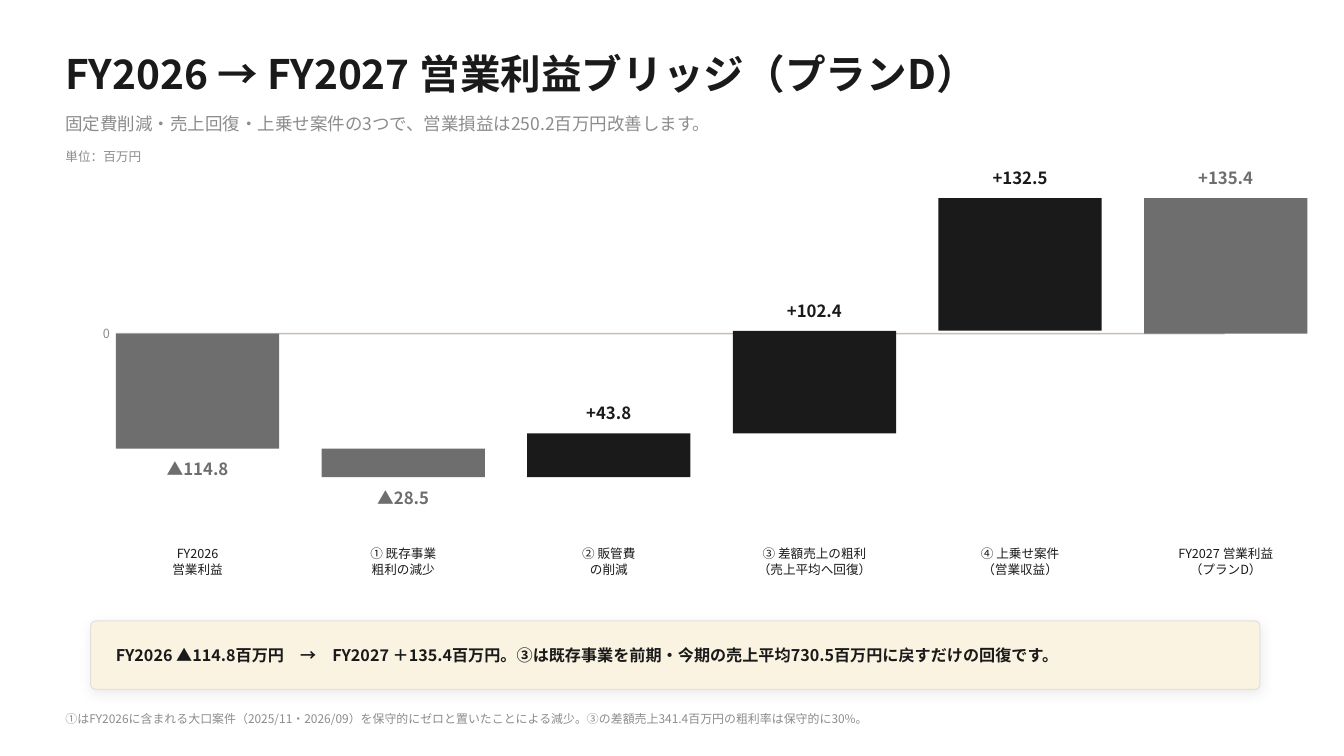
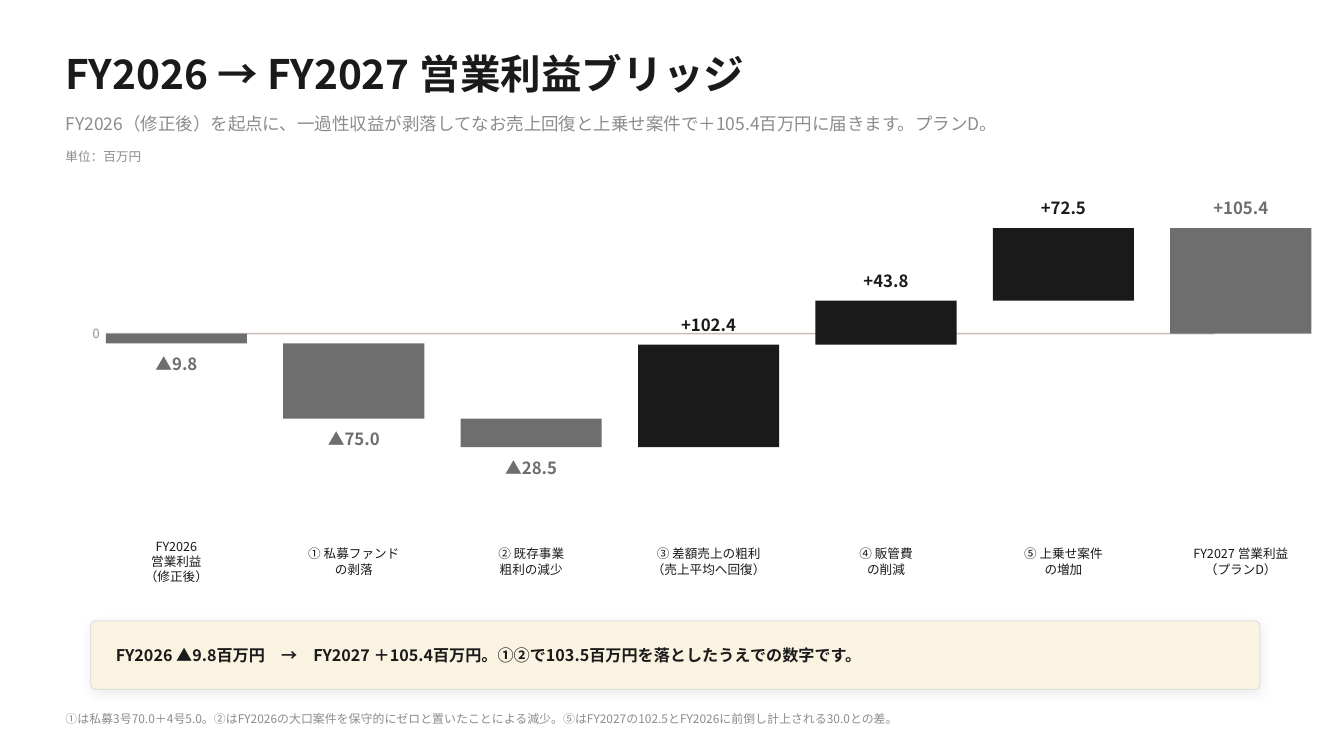
Before and after one commit to nakano-winebank/wine-auction, a slide deck: slide 8 of out/WineBank_FY2027_銀行提出.pptx. Drawn at 1344x756 pixels with LibreOffice and Linux fonts; fonts in the diff are those of the drawing. Boxes give left, top, right and bottom in pixels: in the first picture for what was removed or moved away, otherwise in the second. Text is boxed around its words. In the diff, an @@ line names an element or a change of style, - is before the commit and + after.

```diff
--- a/out/WineBank_FY2027_銀行提出.pptx
+++ b/out/WineBank_FY2027_銀行提出.pptx
@@ text at box(65, 54, 745, 93): text changed @@
-FY2026 → FY2027 営業利益ブリッジ（プランD）
+FY2026 → FY2027 営業利益ブリッジ
@@ text at box(65, 115, 997, 132): text changed @@
-固定費削減・売上回復・上乗せ案件の3つで、営業損益は250.2百万円改善します。
+FY2026（修正後）を起点に、一過性収益が剥落してなお売上回復と上乗せ案件で＋105.4百万円に届きます。プランD。
@@ text at box(1041, 201, 1086, 215): text changed @@
-+132.5
++72.5
@@ text at box(1213, 201, 1268, 214): text changed @@
-+135.4
++105.4
@@ rectangle: place and size @@
-rectangle at box(939, 198, 1102, 331)
+rectangle at box(993, 228, 1134, 300)
@@ rectangle: place and size @@
-rectangle at box(1144, 198, 1308, 334)
+rectangle at box(1171, 228, 1312, 334)
@@ text "+43.8": place and size @@
-text "+43.8" at box(586, 406, 631, 420)
+text "+43.8" at box(863, 274, 908, 288)
@@ text "0": place and size @@
-text "0" at box(103, 329, 110, 338)
+text "0" at box(93, 329, 100, 338)
@@ text "+102.4": place and size @@
-text "+102.4" at box(787, 304, 842, 317)
+text "+102.4" at box(681, 318, 736, 334)
@@ rectangle: place and size @@
-rectangle at box(527, 434, 691, 477)
+rectangle at box(816, 300, 957, 344)
@@ line moved from (116, 334) - (1225, 334) to (106, 334) - (1215, 334) @@
@@ rectangle added at box(106, 334, 247, 344), fill #6E6E6E @@
@@ text at box(155, 356, 197, 370): text changed @@
-▲114.8
+▲9.8
@@ rectangle: place and size @@
-rectangle at box(116, 334, 279, 449)
+rectangle at box(283, 344, 424, 419)
@@ rectangle: place and size @@
-rectangle at box(733, 331, 896, 434)
+rectangle at box(638, 345, 779, 448)
@@ rectangle: place and size @@
-rectangle at box(322, 449, 485, 477)
+rectangle at box(461, 418, 602, 447)
@@ text added at box(328, 431, 380, 445), 12 pt, text #6E6E6E, bold @@
+▲75.0
@@ text "▲28.5": place and size @@
-text "▲28.5" at box(377, 490, 429, 504)
+text "▲28.5" at box(505, 460, 557, 474)
@@ text "FY2026": place and size @@
-text "FY2026" at box(172, 548, 222, 575)
+text "FY2026" at box(145, 541, 208, 582)
@@ text "② 既存事業": place and size @@
-text "② 既存事業" at box(370, 547, 436, 575)
+text "② 既存事業" at box(498, 547, 564, 575)
@@ text "③ 差額売上の粗利": place and size @@
-text "③ 差額売上の粗利" at box(758, 547, 872, 575)
+text "③ 差額売上の粗利" at box(652, 547, 766, 575)
@@ text "④ 販管費": place and size @@
-text "④ 販管費" at box(582, 547, 636, 575)
+text "④ 販管費" at box(859, 547, 913, 575)
@@ text "FY2027 営業利益": place and size @@
-text "FY2027 営業利益" at box(1178, 547, 1273, 575)
+text "FY2027 営業利益" at box(1193, 547, 1288, 575)
@@ text added at box(308, 547, 400, 575), 9 pt, text #1A1A1A @@
+① 私募ファンド
+の剥落
@@ text at box(498, 547, 564, 559): text changed @@
-① 既存事業
+② 既存事業
@@ text at box(859, 547, 913, 559): text changed @@
-② 販管費
+④ 販管費
@@ text at box(1024, 547, 1103, 575): text changed @@
-④ 上乗せ案件
-（営業収益）
+⑤ 上乗せ案件
+の増加
@@ text at box(145, 570, 208, 582): paragraph added @@
+（修正後）
@@ text at box(116, 647, 862, 663): text changed @@
-FY2026 ▲114.8百万円 → FY2027 ＋135.4百万円。③は既存事業を前期・今期の売上平均730.5百万円に戻すだけの回復です。
+FY2026 ▲9.8百万円 → FY2027 ＋105.4百万円。①②で103.5百万円を落としたうえでの数字です。
@@ text at box(65, 713, 897, 724): text changed @@
-①はFY2026に含まれる大口案件（2025/11・2026/09）を保守的にゼロと置いたことによる減少。③の差額売上341.4百万円の粗利率は保守的に30%。
+①は私募3号70.0＋4号5.0。②はFY2026の大口案件を保守的にゼロと置いたことによる減少。⑤はFY2027の102.5とFY2026に前倒し計上される30.0との差。
```
Also in this commit, not shown: 10 other slides changed, 1 slide added, 1 slide removed, 10 other files.
